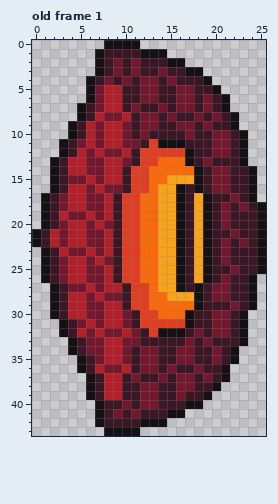
Pixel-art file: Assets/Enemies/Sprites/Stingray.aseprite. The picture above is the old version.
26x44 pixels, 1 frame. Shown: old frame 1. The commit also changed other frames, which this record leaves out.
And afterwards:
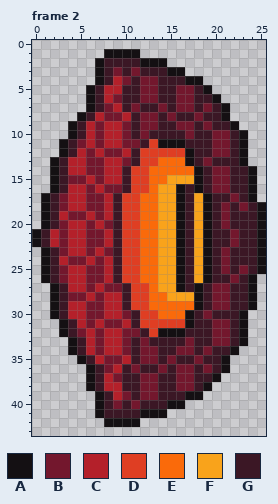
Palette (. is transparent): A #141013  B #73172d  C #b4202a  D #df3e23  E #fa6a0a  F #f9a31b  G #3b1725
A new or re-ordered frame is compared with the old frame closest to it.
From the commit log: Create animation for Stingray enemy
Diff:
frames 1 -> 6
Frame 2 is new; against old frame 1, layers "Layer 2", "Layer 1":
Colour G gives way to colour A in row 1 at x 8 to 11; in row 2 at x 12 to 14; in row 3 at x 15 to 16; in row 4 at x 7 and 17 to 18; in row 5 at x 19; in row 6 at x 20.
Colour G gives way to colour A in row 7 at x 6; in row 8 at x 21; in row 35 at x 21; in row 36 at x 6; in row 37 at x 20; in row 38 at x 19.
Colour G gives way to colour A in row 39 at x 7 and 17 to 18; in row 40 at x 15 to 16; in row 41 at x 12 to 14; in row 42 at x 8 to 11.
Colour C gives way to colour B in row 6 at x 9; in row 7 at x 8; in row 23 at x 3, 6 and 8; in row 24 at x 4 to 5 and 7; in row 27 at x 6 and 8 to 9; in row 28 at x 4 to 5 and 7.
Colour C gives way to colour B in row 31 at x 6 and 8 to 9; in row 32 at x 5, 7 and 10; in row 35 at x 8 to 9; in row 37 at x 9.
Colour G gives way to colour B in row 22 at x 22; in row 25 at x 21 and 23; in row 26 at x 22; in row 29 at x 20 to 21; in row 30 at x 19; in row 33 at x 12 and 20 to 21.
Colour G gives way to colour B in row 34 at x 19; in row 35 at x 15 and 18; in row 36 at x 11, 14, 16 to 17 and 19; in row 37 at x 12 to 13; in row 39 at x 10; in row 40 at x 9 and 11.
Colour B gives way to colour C in row 23 at x 4 to 5 and 7; in row 24 at x 3, 6 and 8; in row 27 at x 4 to 5 and 7; in row 28 at x 6 and 8 to 9; in row 31 at x 5, 7 and 10; in row 32 at x 6 and 8 to 9.
Colour B gives way to colour C in rows 33 to 34 at x 6; in row 35 at x 7 and 10; in row 36 at x 9.
Colour G gives way to colour C in row 4 at x 9.
Colour B gives way to colour G in row 2 at x 9 and 11; in row 3 at x 14; in row 4 at x 8 and 15; in row 5 at x 7; in row 6 at x 7 and 19; in row 7 at x 7.
Colour B gives way to colour G in row 8 at x 20; in row 22 at x 21 and 23; in row 25 at x 22; in row 26 at x 21; in row 29 at x 22; in row 30 at x 20 to 21.
Colour B gives way to colour G in row 32 at x 18; in row 33 at x 11 and 19; in row 34 at x 20; in row 35 at x 16 to 17 and 20; in row 36 at x 12 to 13, 15 and 18; in row 37 at x 11, 14 and 19.
Colour B gives way to colour G in row 39 at x 16; in row 40 at x 10 and 12 to 13; in row 41 at x 9 and 11.
Colour C gives way to colour G in row 36 at x 7 and 10; in row 39 at x 8.
The edit erases colour A in row 0 at x 8 to 11; in row 1 at x 7 and 12 to 14; in row 2 at x 15 to 16; in row 3 at x 17 to 18; in row 4 at x 6 and 19; in row 5 at x 20.
The edit erases colour A in row 6 at x 21; in row 7 at x 5; in row 8 at x 22; in row 35 at x 22; in row 36 at x 5; in row 37 at x 21.
The edit erases colour A in row 38 at x 20; in row 39 at x 6 and 19; in row 40 at x 17 to 18; in row 41 at x 15 to 16; in row 42 at x 7 and 12 to 14; in row 43 at x 8 to 11.
